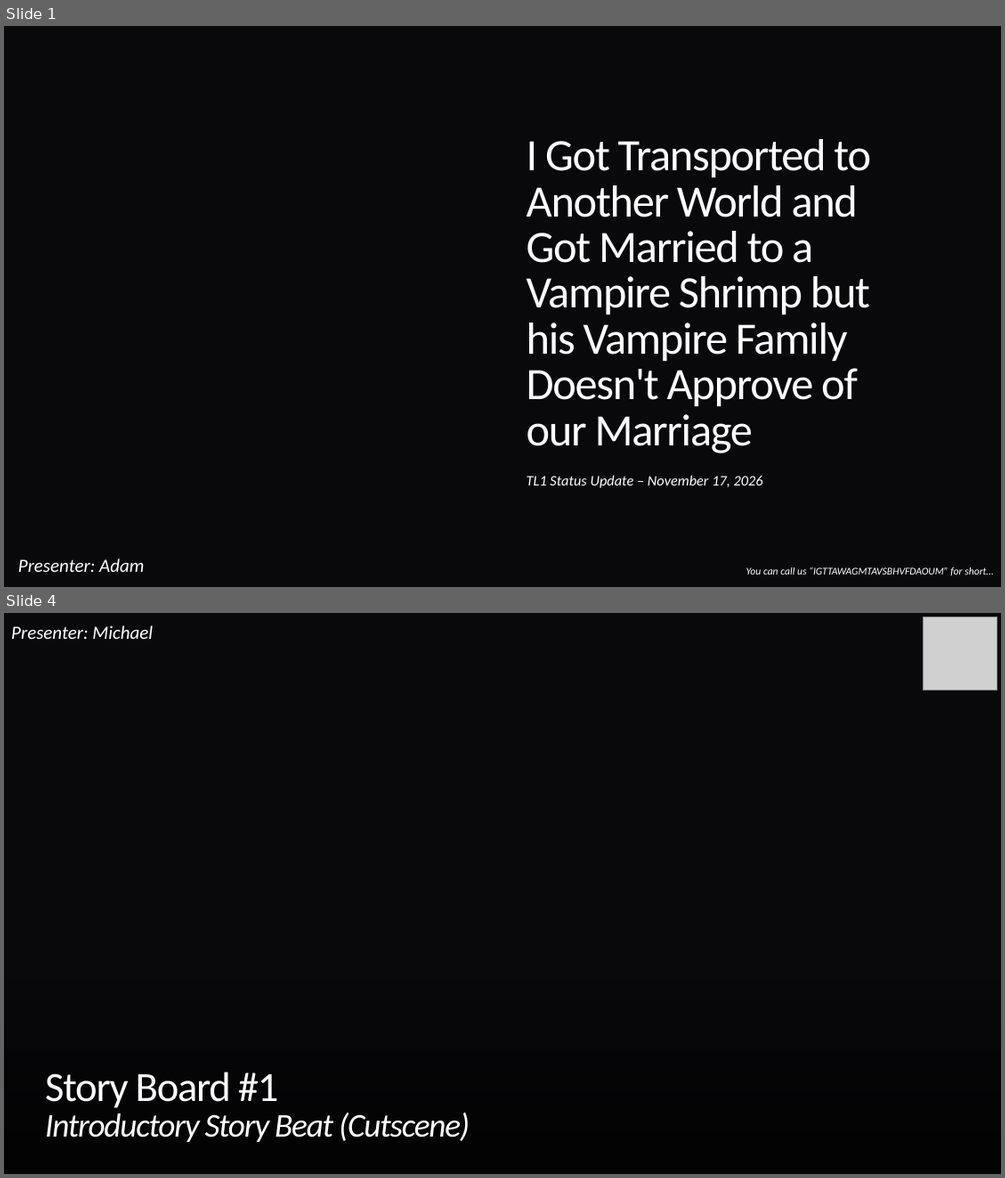
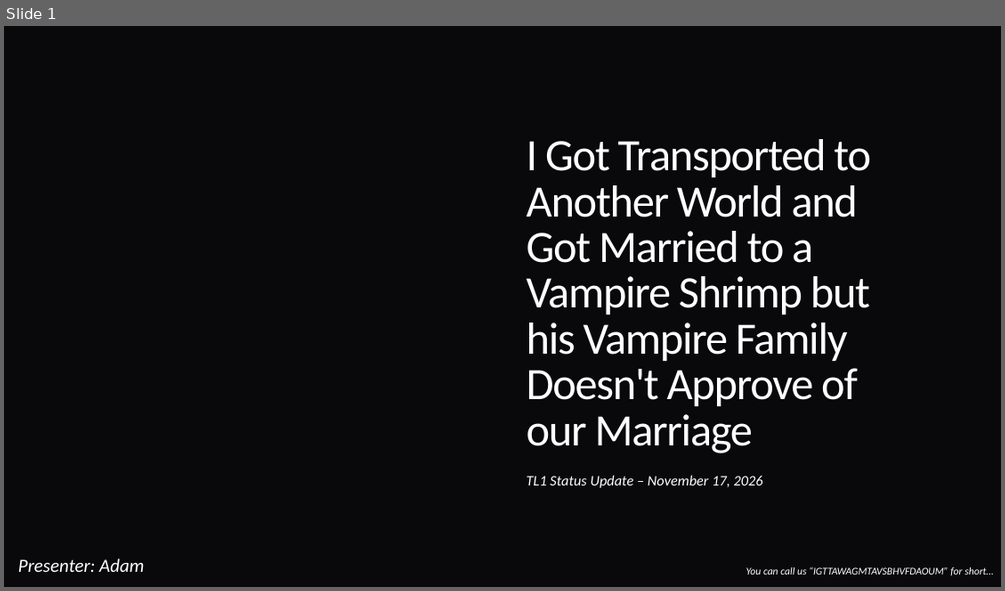
Before and after one commit to programDraconic/IGTTAWAGMTAVSBHVFDAOUM, a slide deck: docs/presentations/TL1-SA/C3383 TL1 STATUS UPDATE 20261117.pptx. Shown one above the other, each under a label of ours: slides 1 and 4 before the commit, slide 1 after it; the slides between them are not shown. The pictures are 1005x1178 and 1005x591 pixels, drawn with LibreOffice and Linux fonts; fonts in the diff are those of the drawing; grey boxes stand for pictures; background and template pictures are left out. Boxes give left, top, right and bottom in pixels: in the first picture for what was removed or moved away, otherwise in the second. Text is boxed around its words. In the diff, an @@ line names an element or a change of style, - is before the commit and + after.

```diff
--- a/docs/presentations/TL1-SA/C3383 TL1 STATUS UPDATE 20261117.pptx
+++ b/docs/presentations/TL1-SA/C3383 TL1 STATUS UPDATE 20261117.pptx
@@ slide 4 removed at [4,613,1001,1174], background picture (left out) @@
@@ text removed at [11,625,153,639] @@
-Presenter: Michael
@@ picture removed at [923,617,996,690] @@
@@ title removed at [45,1071,469,1142] @@
-Story Board #1
-Introductory Story Beat (Cutscene)
```
Also in this commit, not shown: 2 slides changed, 14 slides added, 36 other slides removed, 2 other files.
